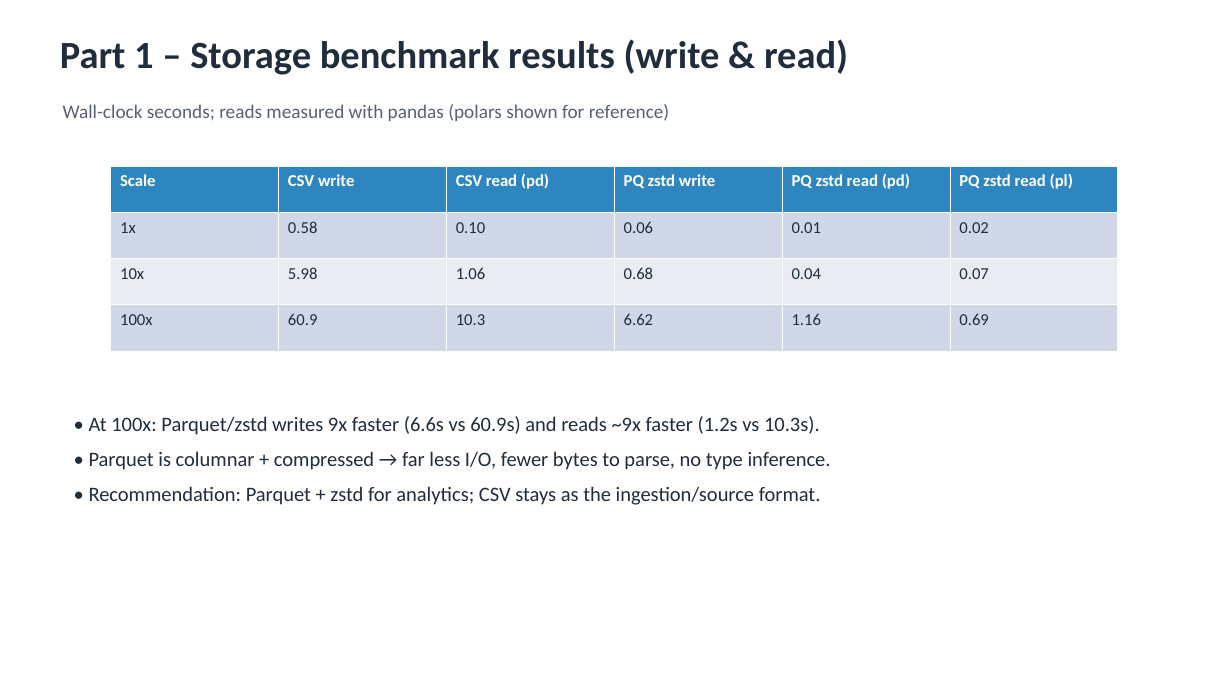
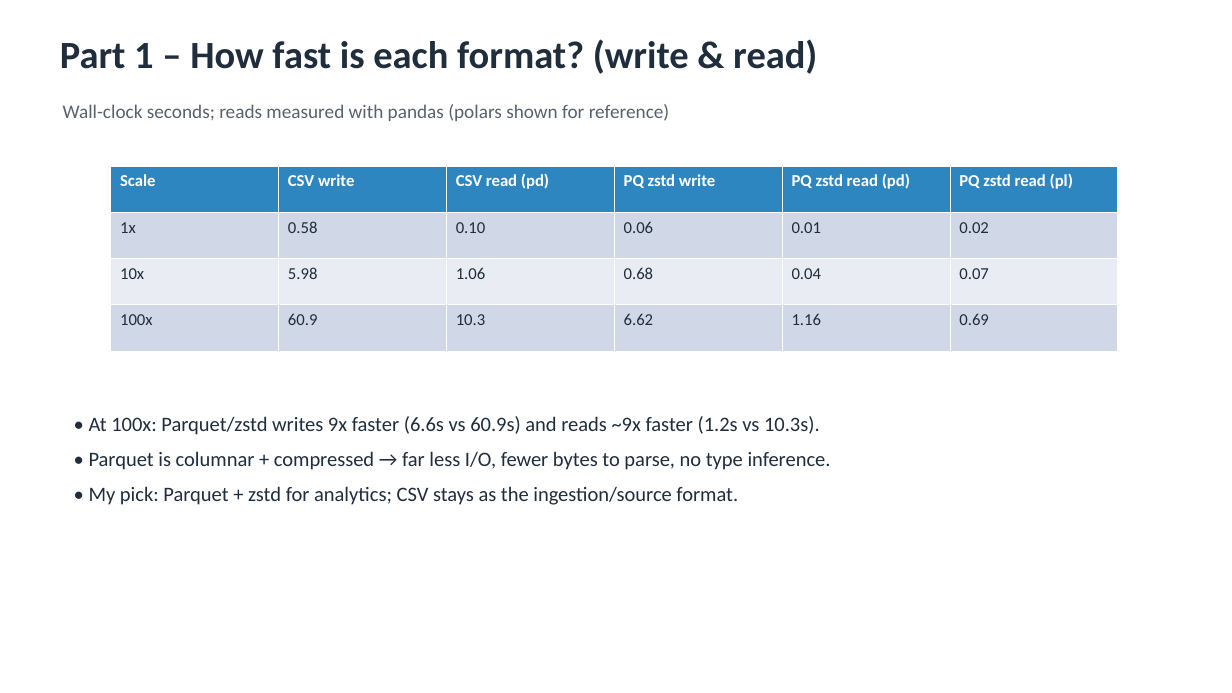
Before and after one commit to jaismine19/NextClose, a slide deck: slide 4 of docs/CSIS4260_Assignment1_Dashboard_Screenshots.pptx. Drawn at 1232x693 pixels with LibreOffice and Linux fonts; fonts in the diff are those of the drawing. Boxes give left, top, right and bottom in pixels: in the first picture for what was removed or moved away, otherwise in the second. Text is boxed around its words. In the diff, an @@ line names an element or a change of style, - is before the commit and + after.

Commit message:
Polish README, slide deck and dashboard wording; credit Jaismine Kaur

```diff
--- a/docs/CSIS4260_Assignment1_Dashboard_Screenshots.pptx
+++ b/docs/CSIS4260_Assignment1_Dashboard_Screenshots.pptx
@@ text at box(60, 39, 817, 74): text changed @@
-Part 1 – Storage benchmark results (write & read)
+Part 1 – How fast is each format? (write & read)
@@ text at box(89, 486, 738, 505): text changed @@
-• Recommendation: Parquet + zstd for analytics; CSV stays as the ingestion/source format.
+• My pick: Parquet + zstd for analytics; CSV stays as the ingestion/source format.
```
Also in this commit, not shown: 11 other slides changed, 7 other files.
